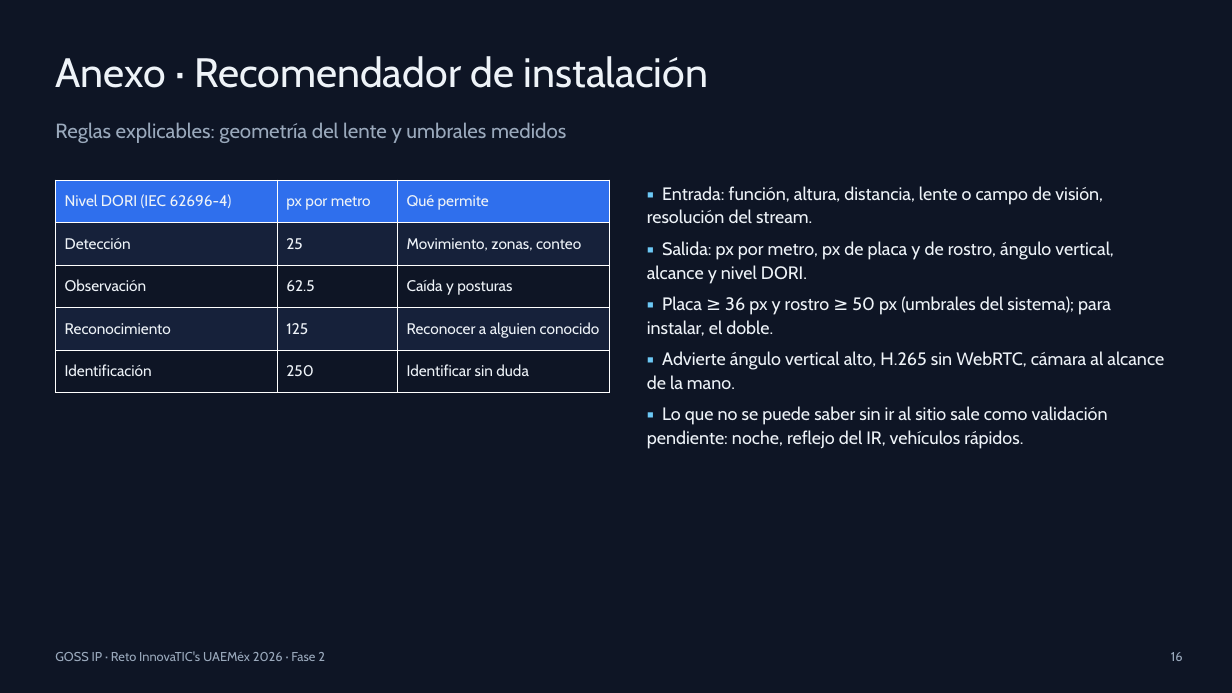
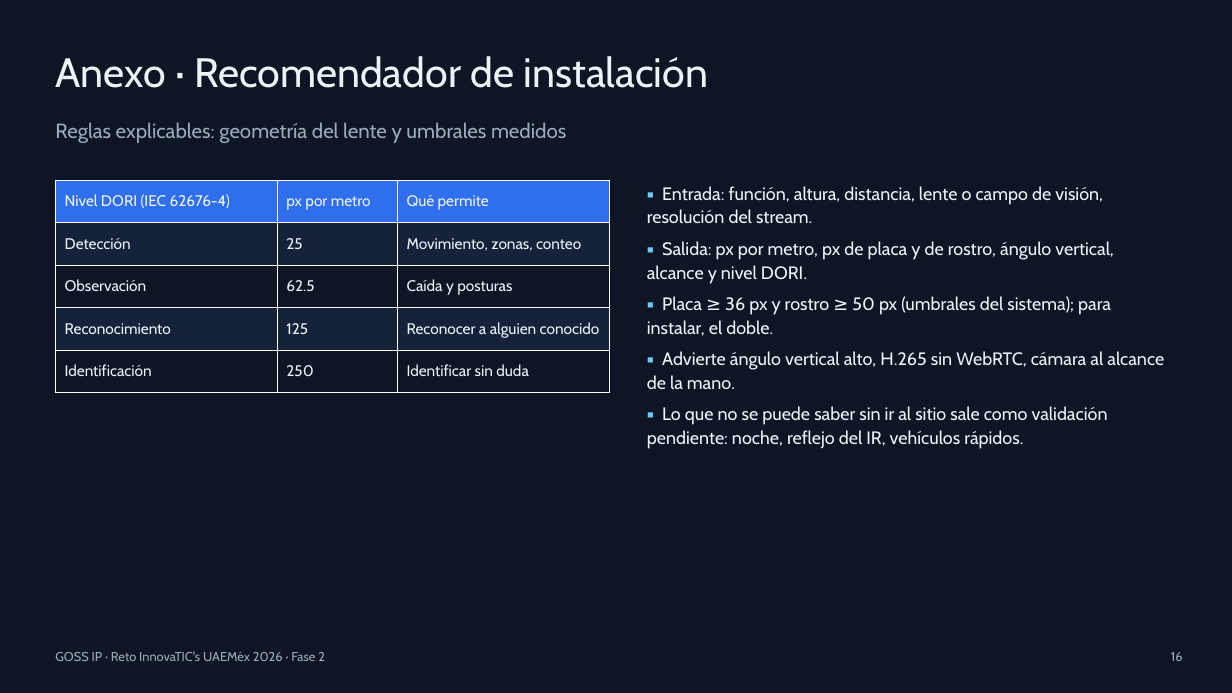
Before and after one commit to Michou001/Sistema-videovigilancia, a slide deck: slide 16 of entrega/GOSS_IP_Presentacion_Fase2.pptx. Drawn at 1232x693 pixels with LibreOffice and Linux fonts; fonts in the diff are those of the drawing. Boxes give left, top, right and bottom in pixels: in the first picture for what was removed or moved away, otherwise in the second. Text is boxed around its words. In the diff, an @@ line names an element or a change of style, - is before the commit and + after.

Commit message:
Documentacion de la Fase 2 al 7 de octubre
- Memoria tecnica: funciones nuevas, mediciones con las camaras reales,
  respaldo probado, arquitectura hibrida y control de cambios por commit;
  corrige la norma DORI (IEC 62676-4)
- Portafolio de evidencias: pruebas, validaciones, metricas y mejoras, cada
  una con su archivo y como reproducirla
- Bitacora del Bootcamp: sesiones de los tres dias con su vinculo al
  proyecto, control de cambios, respaldo fechado, ensayos y la lista final
  de verificacion de los lineamientos
- Presentacion: 277 pruebas, alerta de rostro, escalamiento hibrido y la
  norma DORI corregida

```diff
--- a/entrega/GOSS_IP_Presentacion_Fase2.pptx
+++ b/entrega/GOSS_IP_Presentacion_Fase2.pptx
@@ table at bbox=[55, 180, 610, 393] @@
-row 1, column 1: Nivel DORI (IEC 62696-4)
+row 1, column 1: Nivel DORI (IEC 62676-4)
```
Also in this commit, not shown: 3 other slides changed, 8 other files.
